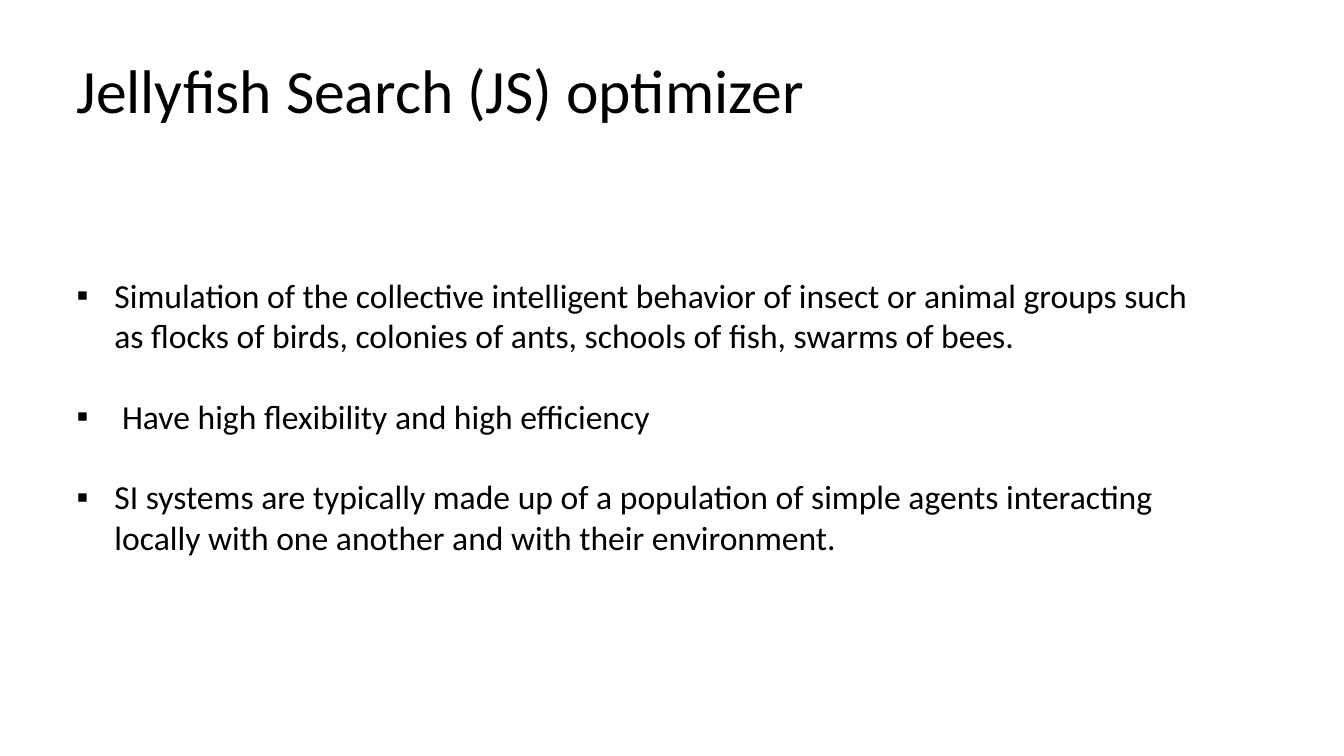
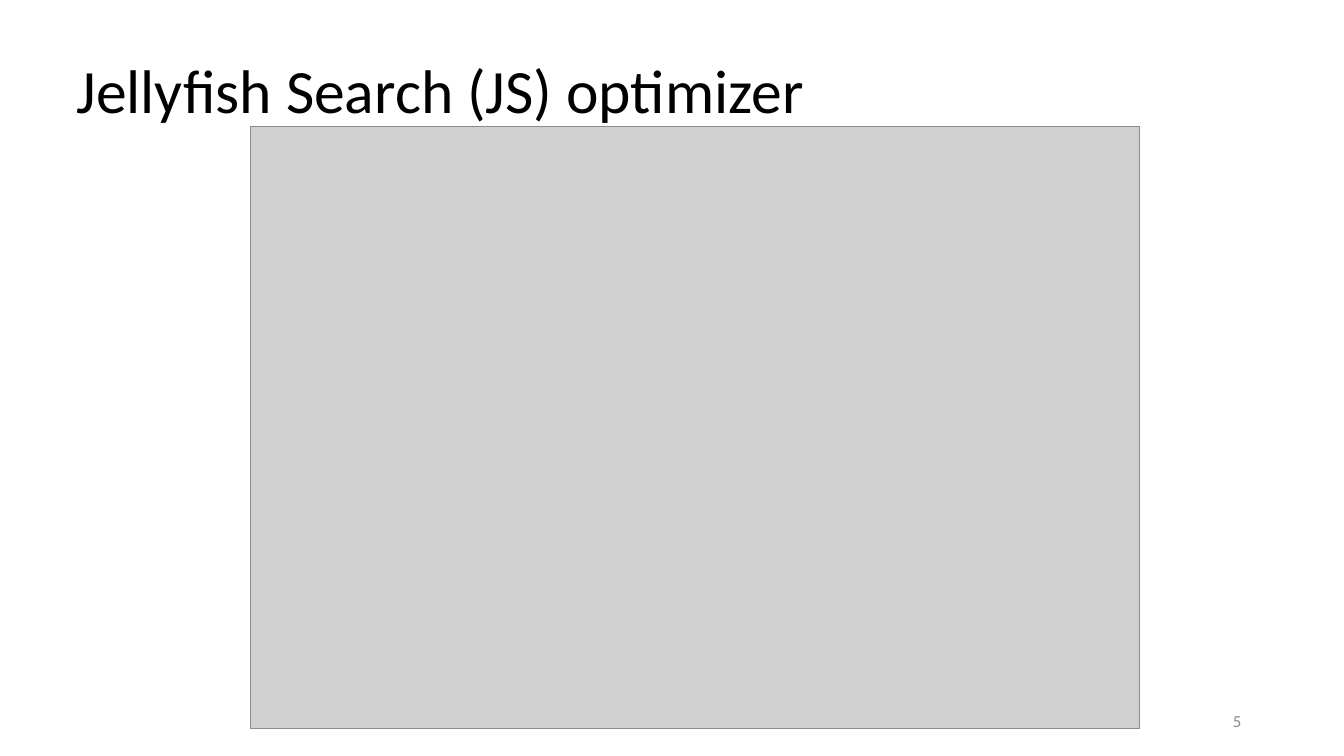
Before and after one commit to Mahadi-Ahammed/pptshare, a slide deck: slide 5 of Jellyfish.pptx (slide 4 before the commit). Drawn at 1344x756 pixels with LibreOffice and Linux fonts; fonts in the diff are those of the drawing; grey boxes stand for pictures. Boxes give left, top, right and bottom in pixels: in the first picture for what was removed or moved away, otherwise in the second. Text is boxed around its words. In the diff, an @@ line names an element or a change of style, - is before the commit and + after.

```diff
--- a/Jellyfish.pptx
+++ b/Jellyfish.pptx
@@ picture added at (250,126,1140,728) @@
@@ text removed at (114,284,1187,556) @@
-▪ Simulation of the collective intelligent behavior of insect or animal groups such as flocks of birds, colonies of ants, schools of fish, swarms of bees.
-▪ Have high flexibility and high efficiency
-▪ SI systems are typically made up of a population of simple agents interacting locally with one another and with their environment.
@@ page number added at (1233,716,1241,727), 12 pt, text #8C8C8C @@
+5
```
Also in this commit, not shown: 3 other slides changed, 4 slides added.
